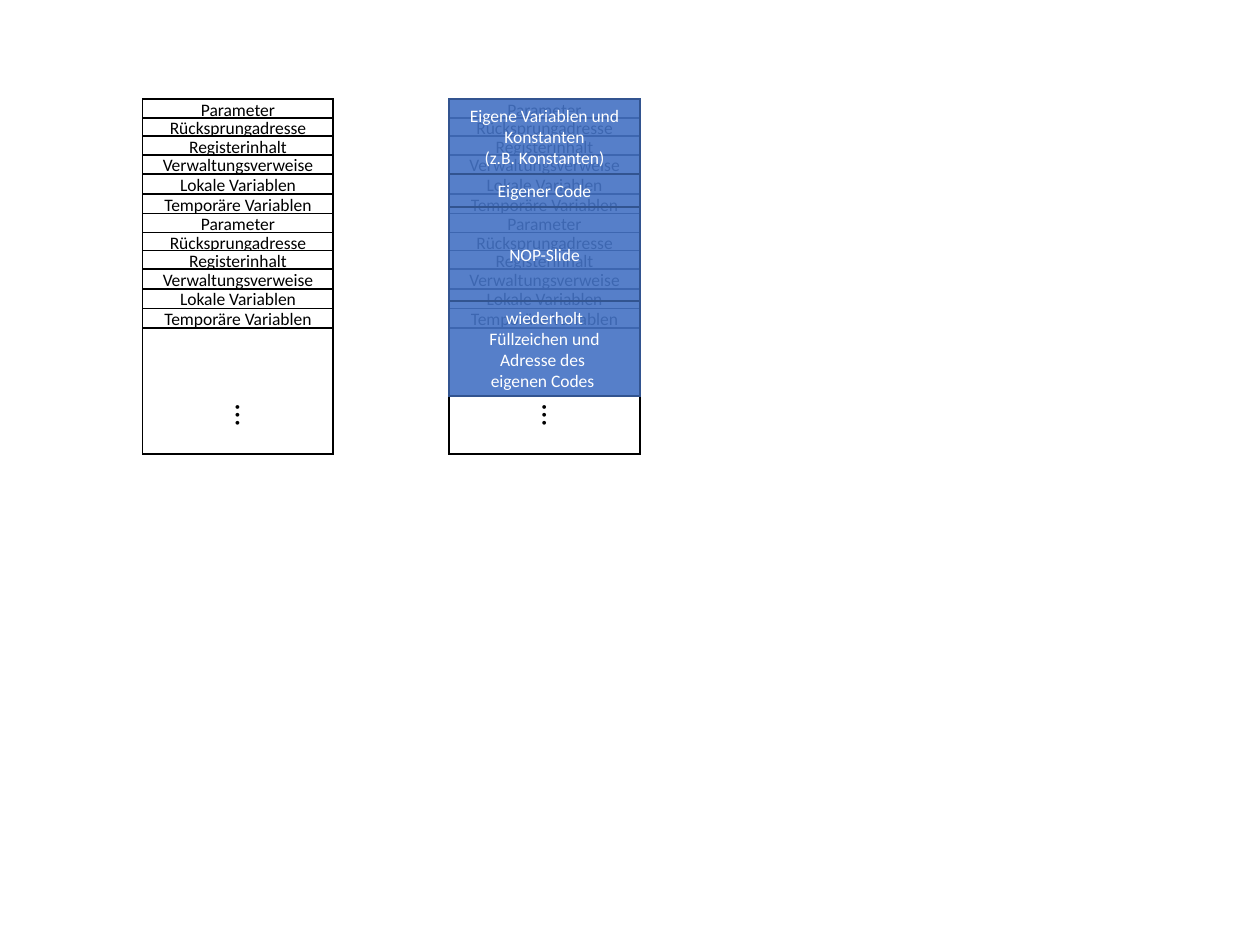
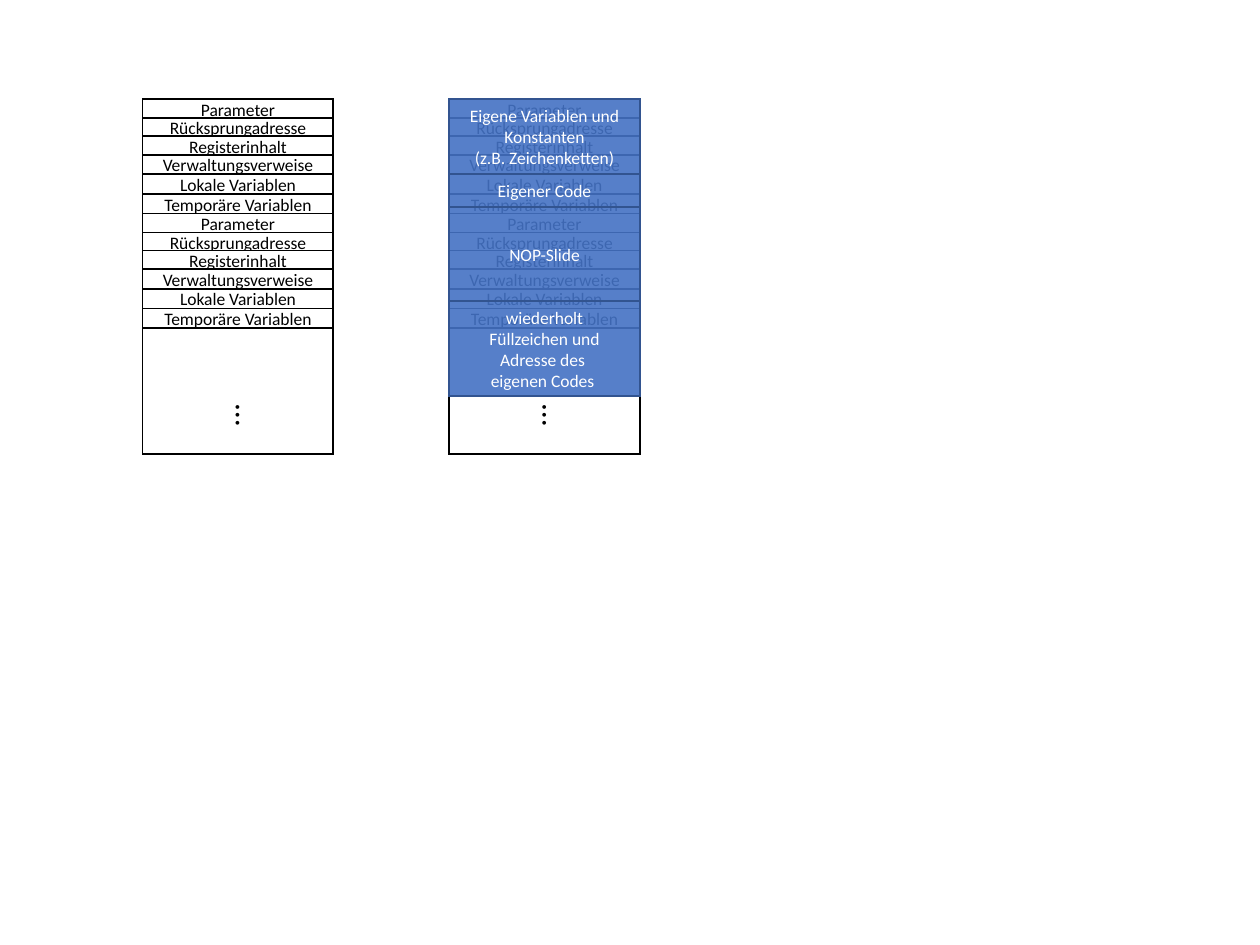
Before and after one commit to th-ingolstadt/INF-M-Projekt-Security-Workbench, a slide deck: slide 2 of Projekte/SecWorkbench/Content/img/Attacks/BufferOverflowImg/Raw/Buffer_Overflow_Theorie.pptx. Drawn at 1260x945 pixels with LibreOffice and Linux fonts; fonts in the diff are those of the drawing. Boxes give left, top, right and bottom in pixels: in the first picture for what was removed or moved away, otherwise in the second. Text is boxed around its words. In the diff, an @@ line names an element or a change of style, - is before the commit and + after.

```diff
--- a/Projekte/SecWorkbench/Content/img/Attacks/BufferOverflowImg/Raw/Buffer_Overflow_Theorie.pptx
+++ b/Projekte/SecWorkbench/Content/img/Attacks/BufferOverflowImg/Raw/Buffer_Overflow_Theorie.pptx
@@ text in rectangle at <box>470,110,620,166</box>: text changed @@
-Eigene Variablen und Konstanten
-(z.B. Konstanten)
+Eigene Variablen und Konstanten
+(z.B. Zeichenketten)
```
Also in this commit, not shown: 3 other files.
